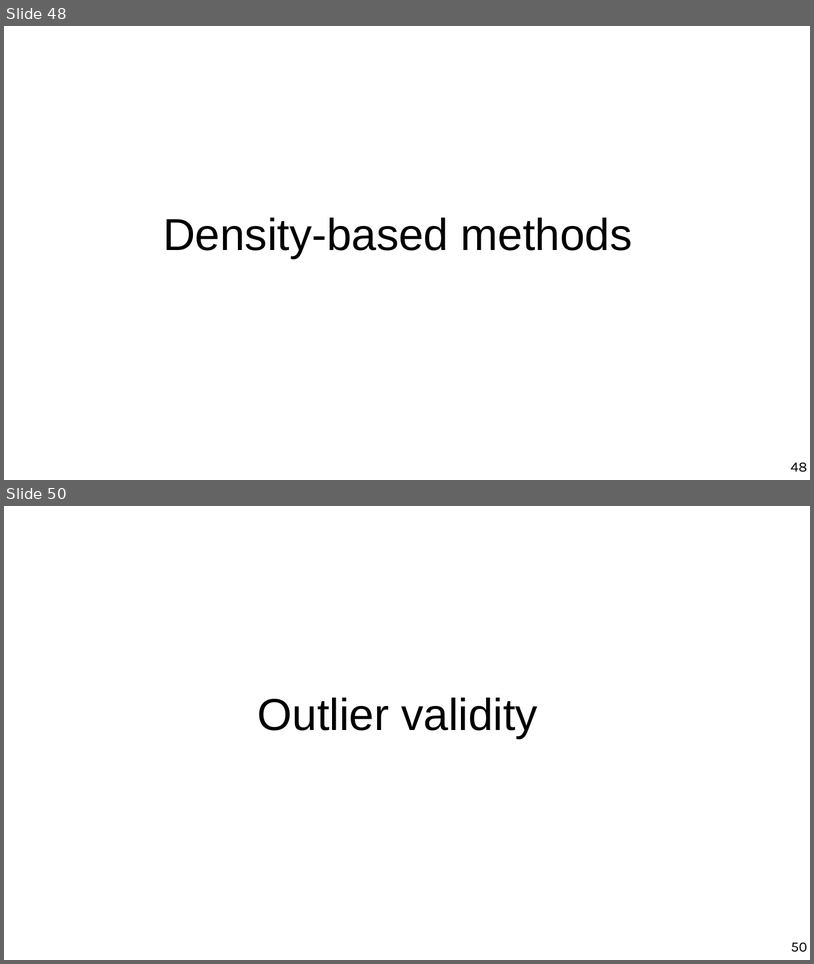
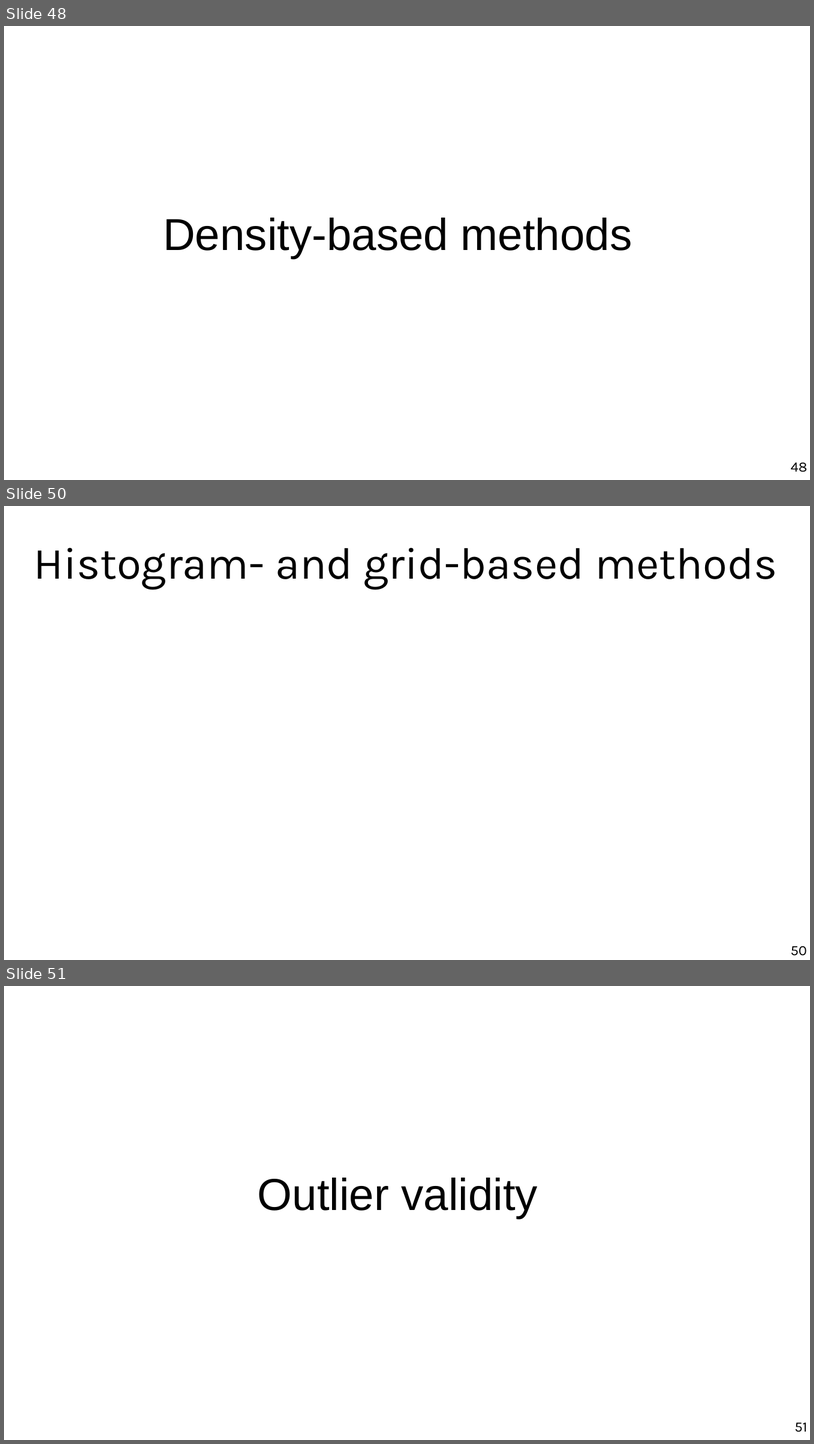
Before and after one commit to marco-calautti/data-mining-course, a slide deck: theory/tt09_outlier_detection.odp. Shown one above the other, each under a label of ours: slides 48 and 50 before the commit, slides 48, 50 and 51 after it; the slides between them are not shown. The pictures are 814x964 and 814x1444 pixels, drawn with LibreOffice and Linux fonts; fonts in the diff are those of the drawing. Boxes give left, top, right and bottom in pixels: in the first picture for what was removed or moved away, otherwise in the second. Text is boxed around its words. In the diff, an @@ line names an element or a change of style, - is before the commit and + after.

```diff
--- a/theory/tt09_outlier_detection.odp
+++ b/theory/tt09_outlier_detection.odp
@@ slide 50 added at bbox=[4, 506, 810, 960], background #FFFFFF @@
@@ title added at bbox=[33, 547, 778, 589], 44 pt, text #000000 @@
+Histogram- and grid-based methods
@@ page number added at bbox=[791, 946, 807, 955], 14 pt, text #000000 @@
+50
@@ what was slide 50 is now slide 51 @@
@@ page number at bbox=[795, 1422, 807, 1432]: text changed @@
-50
+51
```
Also in this commit, not shown: 9 slides changed, 1 other slide added, 1 slide removed.
